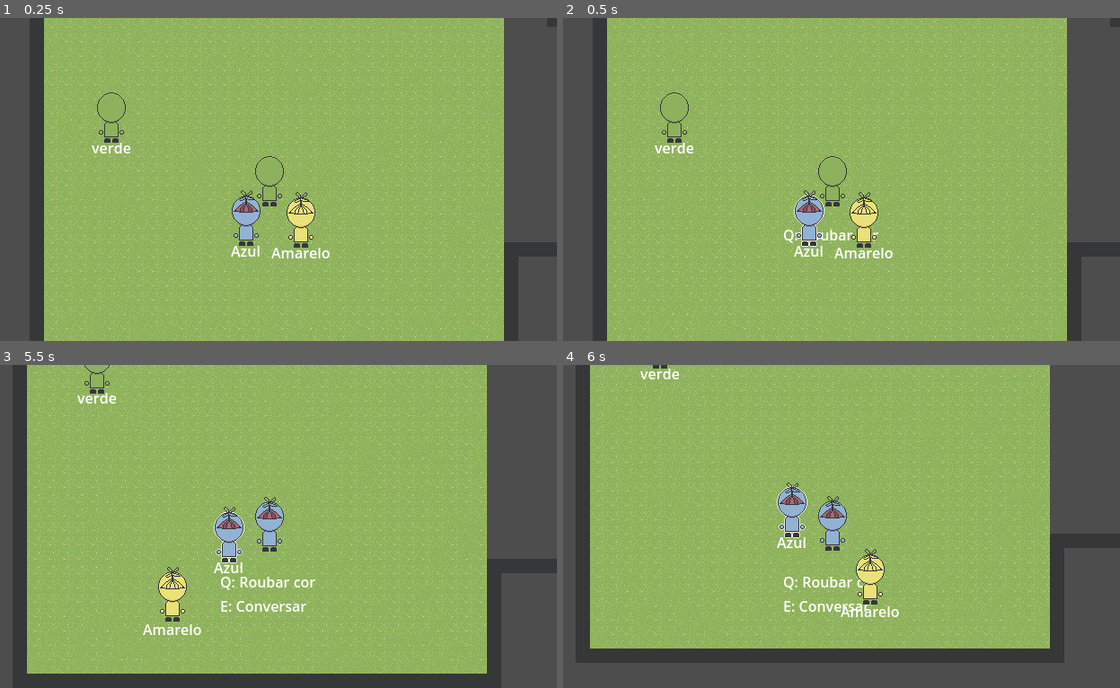
Above: before the commit, frames 1-4 (two rows, left to right).
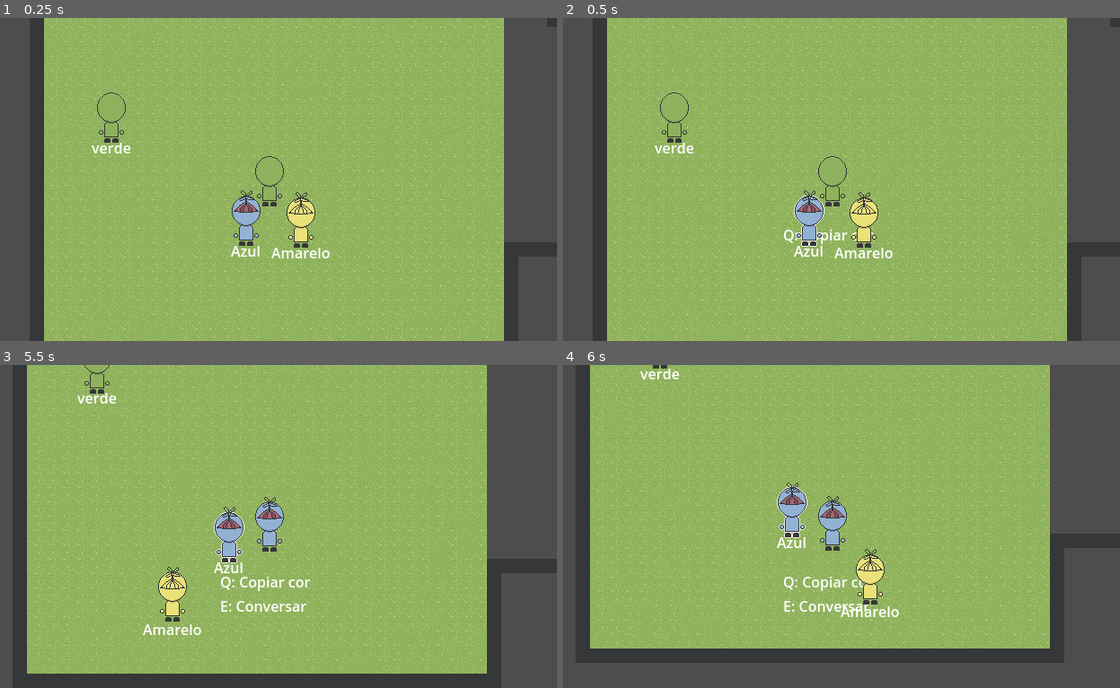
Above: after the commit, the same moments.

Repository: AugustoRemus/DetetiveGrafos
Game: Godot game, scene res://Scenes/DebugTeste/fase_debug.tscn
Same seed, same stepped clock (60 frames per second), same inputs: the game is played once before the commit and once after it.
Inputs (mouse positions are in pixels of both pictures, inside the frame that each line leads up to):
- Up to frame 1 (0.25 s): no input
- Up to frame 2 (0.5 s): no input
- Up to frame 3 (5.5 s): move the mouse to (395, 510) at 0.52 s; hold W (up) 0.53-1.28 s; tap Q (Q) at 0.6, 1.55, 3.05, 4.35 s; tap D (R) at 0.8, 1.35, 2.3, 3.8, 5.1 s; move the mouse to (155, 542) at 1.27 s; hold S (down) 1.28-2.03 s; move the mouse to (328, 455) at 2.02 s; hold W (up) 2.03-3.53 s; tap E (E) at 2.1 s; move the mouse to (239, 591) at 2.77 s; tap A (L) at 2.85 s; move the mouse to (440, 574) at 3.52 s; hold S (down) from 3.53 s (still down); right-click (440, 574) at 3.6 s; move the mouse to (94, 478) at 4.27 s; move the mouse to (300, 526) at 5.02 s
- Up to frame 4 (6 s): move the mouse to (746, 445) at 5.77 s; release S (down) at 5.78 s; hold W (up) from 5.78 s (still down); tap Q (Q) at 5.85 s

Frame 1 is identical in both runs. In frame 2, 0.1% of the frame differs, in the area x 45-57%, y 65-70%; in frame 3, 0.2%, in the area x 43-57%, y 65-70%; in frame 4, 0.2%.

Commit message:
ajuste legenda

Diff:
--- a/detetivegrafos/Scenes/DebugTeste/protagonista.tscn
+++ b/detetivegrafos/Scenes/DebugTeste/protagonista.tscn
@@ -90,7 +90,7 @@
 [node name="roubarCor" type="Label" parent="tags/GridContainer"]
 visible = false
 layout_mode = 2
-text = "Q: Roubar cor"
+text = "Q: Copiar cor"
 
 [node name="conversar" type="Label" parent="tags/GridContainer"]
 visible = false
